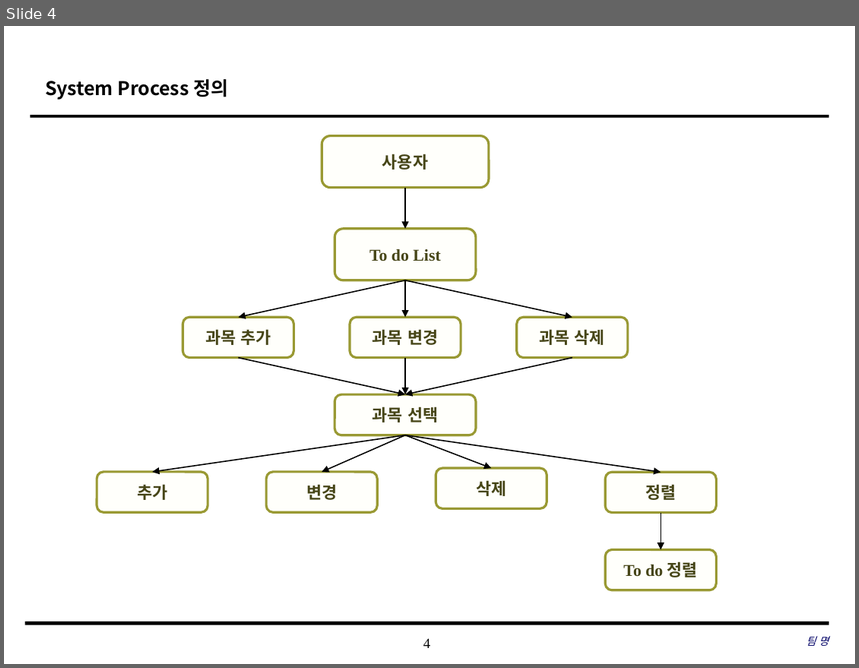
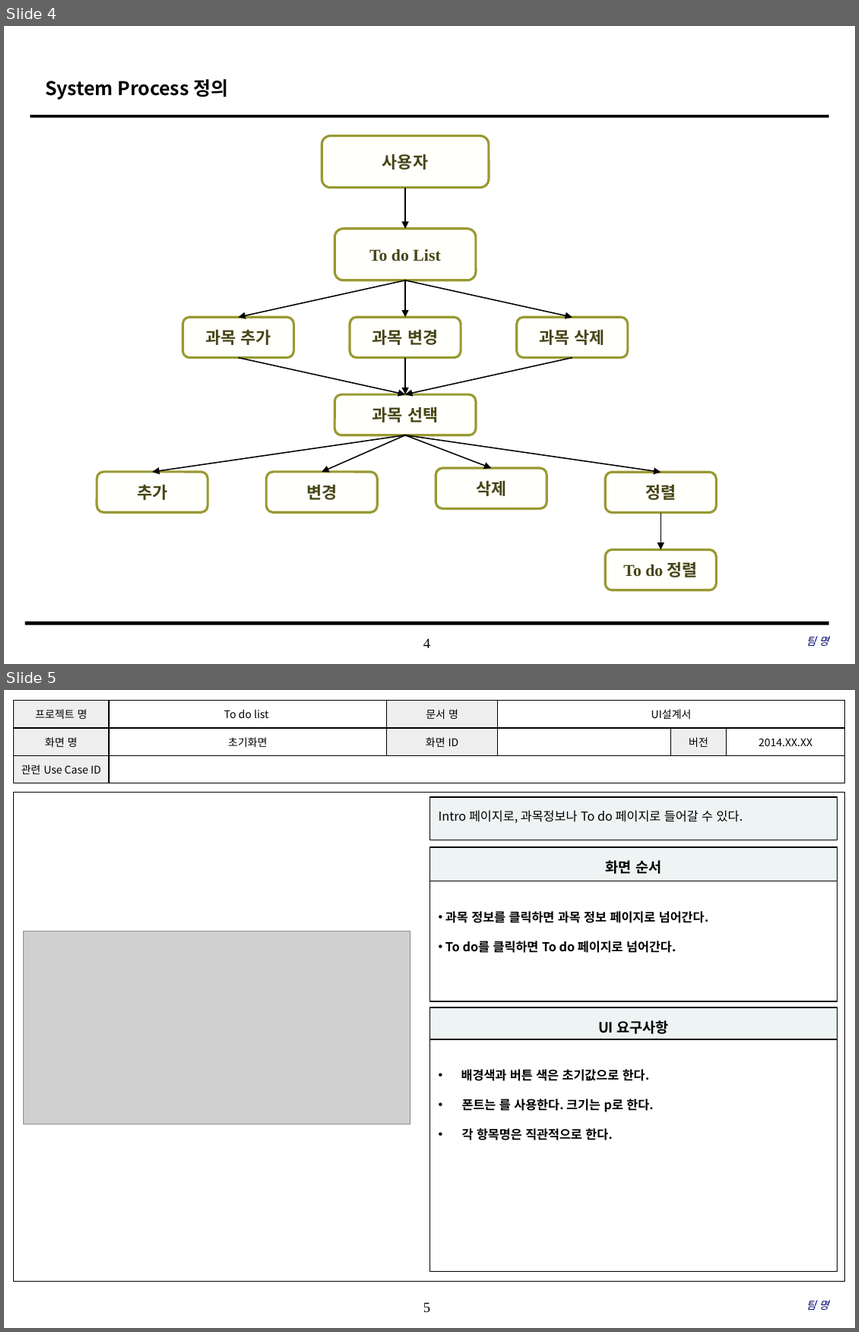
Before and after one commit to SE-admin/7, a slide deck: doc/3_ 설계서/UI Design Template.pptx. Shown one above the other, each under a label of ours: slide 4 before the commit, slides 4 and 5 after it. The pictures are 859x668 and 859x1332 pixels, drawn with LibreOffice and Linux fonts; fonts in the diff are those of the drawing; grey boxes stand for pictures; background and template pictures are left out. Boxes give left, top, right and bottom in pixels: in the first picture for what was removed or moved away, otherwise in the second. Text is boxed around its words. In the diff, an @@ line names an element or a change of style, - is before the commit and + after.

```diff
--- a/doc/3_ 설계서/UI Design Template.pptx
+++ b/doc/3_ 설계서/UI Design Template.pptx
@@ slide 5 added at [4,690,855,1328], background #FFFFFF; not listed: 1 template element that a slide beside it also shows @@
@@ table added at [13,700,844,783], 3 rows, 6 columns @@
+프로젝트 명 | To do list | 문서 명 | UI설계서 |  | 
+화면 명 | 초기화면 | 화면 ID |  | 버전 | 2014.XX.XX
+관련 Use Case ID |  |  |  |  | 
@@ rectangle added at [13,792,845,1281], outline #000000 0.75 pt @@
@@ rectangle added at [430,797,838,840], fill #EEF4F4, outline #000000 1 pt, 10.5 pt, text #000000 @@
+Intro 페이지로, 과목정보나 To do 페이지로 들어갈 수 있다.
@@ rectangle added at [430,847,838,882], fill #EEF4F4, outline #000000 1 pt, 12 pt, text #000000, bold @@
+화면 순서
@@ rectangle added at [430,882,838,1002], fill #FFFFFF, outline #000000 1 pt, 10.5 pt, text #000000, bold @@
+• 과목 정보를 클릭하면 과목 정보 페이지로 넘어간다.
+• To do를 클릭하면 To do 페이지로 넘어간다.
@@ picture added at [24,931,411,1124] @@
@@ rectangle added at [430,1008,838,1040], fill #EEF4F4, outline #000000 1 pt, 12 pt, text #000000, bold @@
+UI 요구사항
@@ rectangle added at [430,1040,838,1272], fill #FFFFFF, outline #000000 1 pt, 10.5 pt, text #000000, bold @@
+• 배경색과 버튼 색은 초기값으로 한다.
+• 폰트는 를 사용한다. 크기는 p로 한다.
+• 각 항목명은 직관적으로 한다.
@@ text added at [807,1301,829,1310], 9 pt, text #000066, italic @@
+팀 명
```
Also in this commit, not shown: 2 slides changed, 12 other slides added, 1 slide removed.
